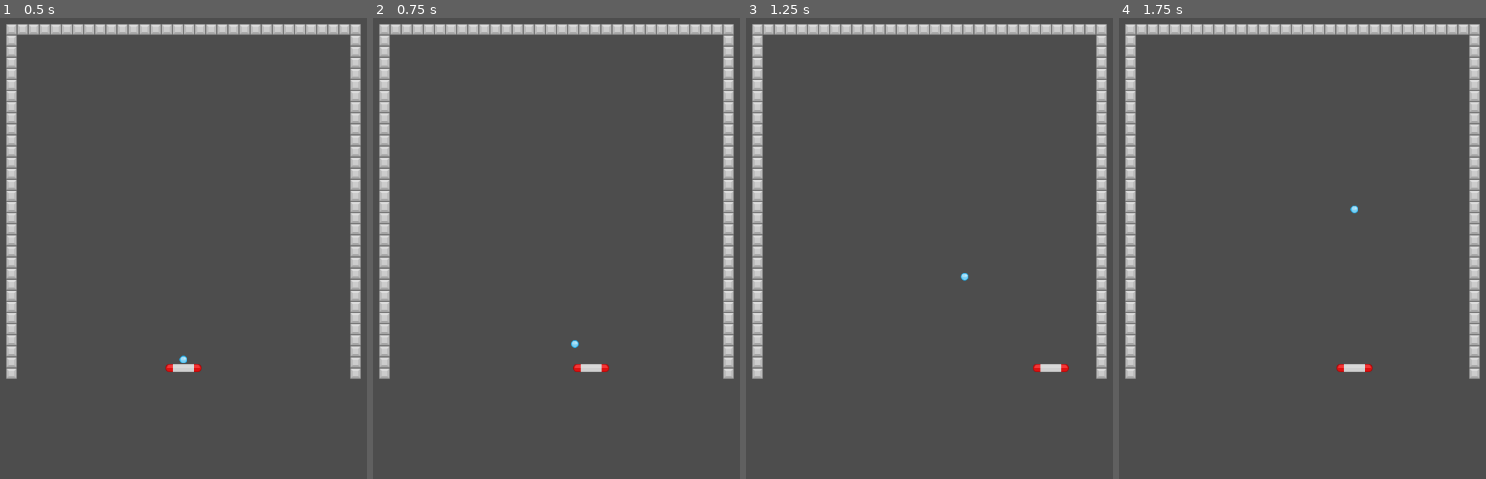
Above: before the commit, frames 1-4 (left to right).
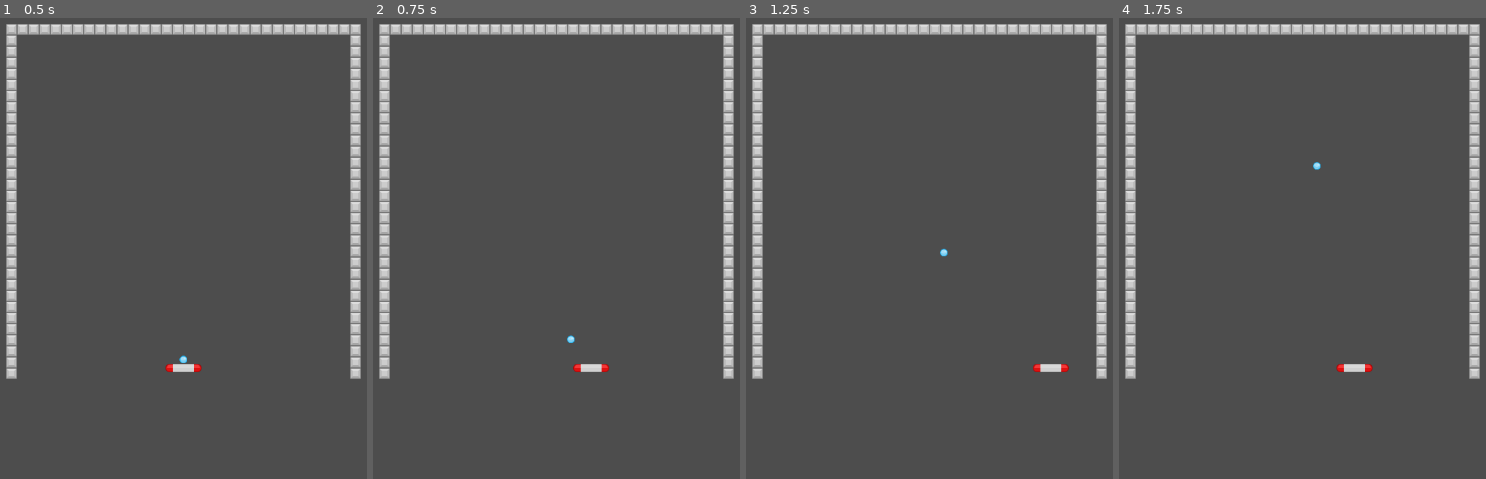
Above: after the commit, the same moments.

Repository: nicognito/game-a-week-002
Game: Godot game, scene res://scenes/level_1.tscn
Two runs of this game, one before a commit and one after it. Both use one fixed random seed, a clock stepped at 60 frames per second and the inputs below.
Inputs:
- Up to frame 1 (0.5 s): no input
- Up to frame 2 (0.75 s): tap Enter at 0.5 s; hold D (move_right) from 0.53 s (still down); tap Space (fire) at 0.6 s
- Up to frame 3 (1.25 s): keep holding D (move_right)
- Up to frame 4 (1.75 s): release D (move_right) at 1.28 s; hold A (move_left) from 1.28 s (still down); tap Space (fire) at 1.35 s

Frame 1 is identical in both runs. In frame 2, less than 0.1% of the frame differs, in the area x 52-57%, y 68-72%; in frame 3, less than 0.1%, in the area x 52-61%, y 49-58%; in frame 4, less than 0.1%.

Commit message:
Change ball bouncing angle when hitting player

Diff:
--- a/scenes/level_1.gd
+++ b/scenes/level_1.gd
@@ -4,7 +4,7 @@
 @onready var ball = $Ball
 
 var is_start = false
-var default_ball_motion = Vector2(10, -40)
+var default_ball_motion = Vector2(0, -40)
 
 func _ready():
 	is_start = false
--- a/scripts/ball.gd
+++ b/scripts/ball.gd
@@ -1,17 +1,22 @@
 extends CharacterBody2D
 
-@export var speed = 200
+@export var speed = 250
 
 var motion = Vector2.ZERO
+var player_max_bouncing_angle = 31 * PI / 64
 
 func _physics_process(delta):
 	if motion == Vector2.ZERO:
 		return
 	var collision_info = move_and_collide(motion * speed * delta)
 	if collision_info:
-		if collision_info.get_collider() is Player:
-			print("hit player!")
-		motion = motion.bounce(collision_info.get_normal()).normalized()
+		var normal = collision_info.get_normal()
+		var collider = collision_info.get_collider()
+		if collider is Player and normal == Vector2(0, -1):
+			var angle_ratio = (collision_info.get_position().x - collider.global_position.x) * 2 / collider.get_collision_shape_width()
+			motion = normal.rotated(player_max_bouncing_angle * angle_ratio)
+		else:
+			motion = motion.bounce(normal)
 
 func set_motion(new_motion):
 	motion = new_motion.normalized()
--- a/scripts/player.gd
+++ b/scripts/player.gd
@@ -3,6 +3,11 @@
 
 @export var speed = 250
 
+@onready var collision_shape: CollisionShape2D = $CollisionShape2D
+
 func _physics_process(delta):
 	var motion = Vector2(Input.get_axis("move_left", "move_right") * speed * delta, 0)
 	move_and_collide(motion)
+
+func get_collision_shape_width():
+	return collision_shape.get_shape().get_rect().size.x
